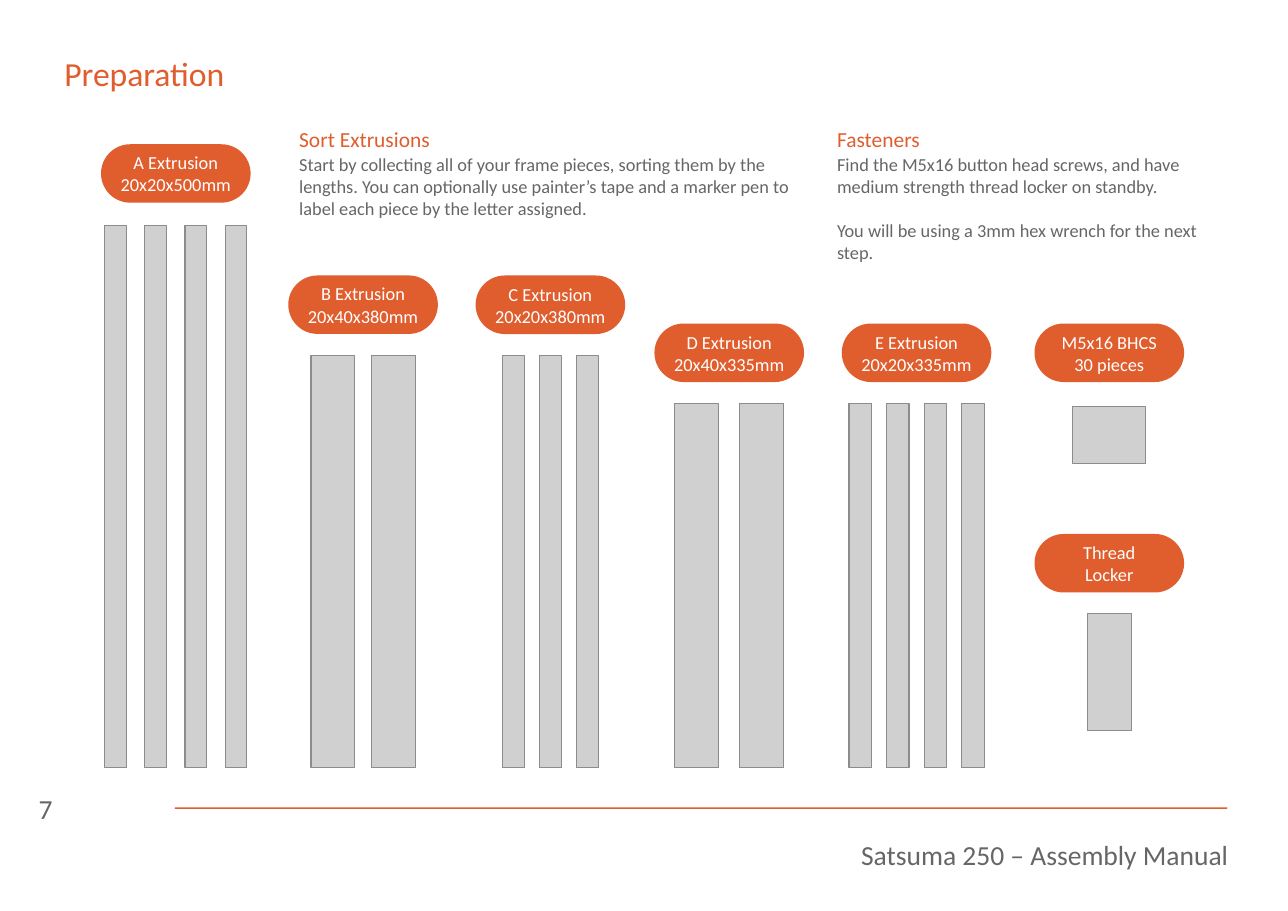
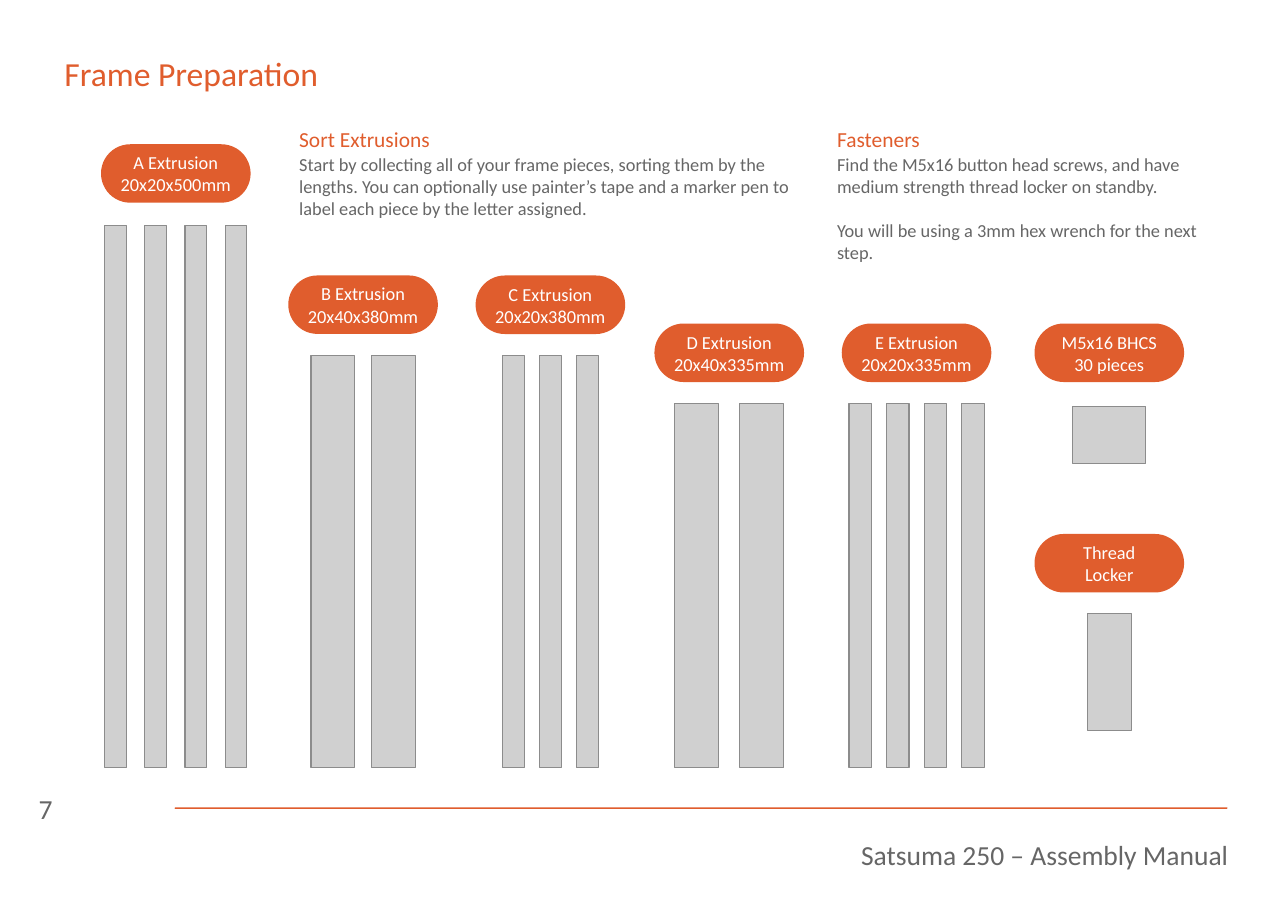
Before and after one commit to Satsuma3D/Satsuma-250, a slide deck: slide 7 of Manual/Assembly Manual.odp. Drawn at 1288x911 pixels with LibreOffice and Linux fonts; fonts in the diff are those of the drawing; grey boxes stand for pictures. Boxes give left, top, right and bottom in pixels: in the first picture for what was removed or moved away, otherwise in the second. Text is boxed around its words. In the diff, an @@ line names an element or a change of style, - is before the commit and + after.

Commit message:
Blind joint preparation

```diff
--- a/Manual/Assembly Manual.odp
+++ b/Manual/Assembly Manual.odp
@@ title at (64, 62, 318, 92): text changed @@
-Preparation
+Frame Preparation
```
Also in this commit, not shown: 1 other slide changed, 1 slide added, 3 other files.
